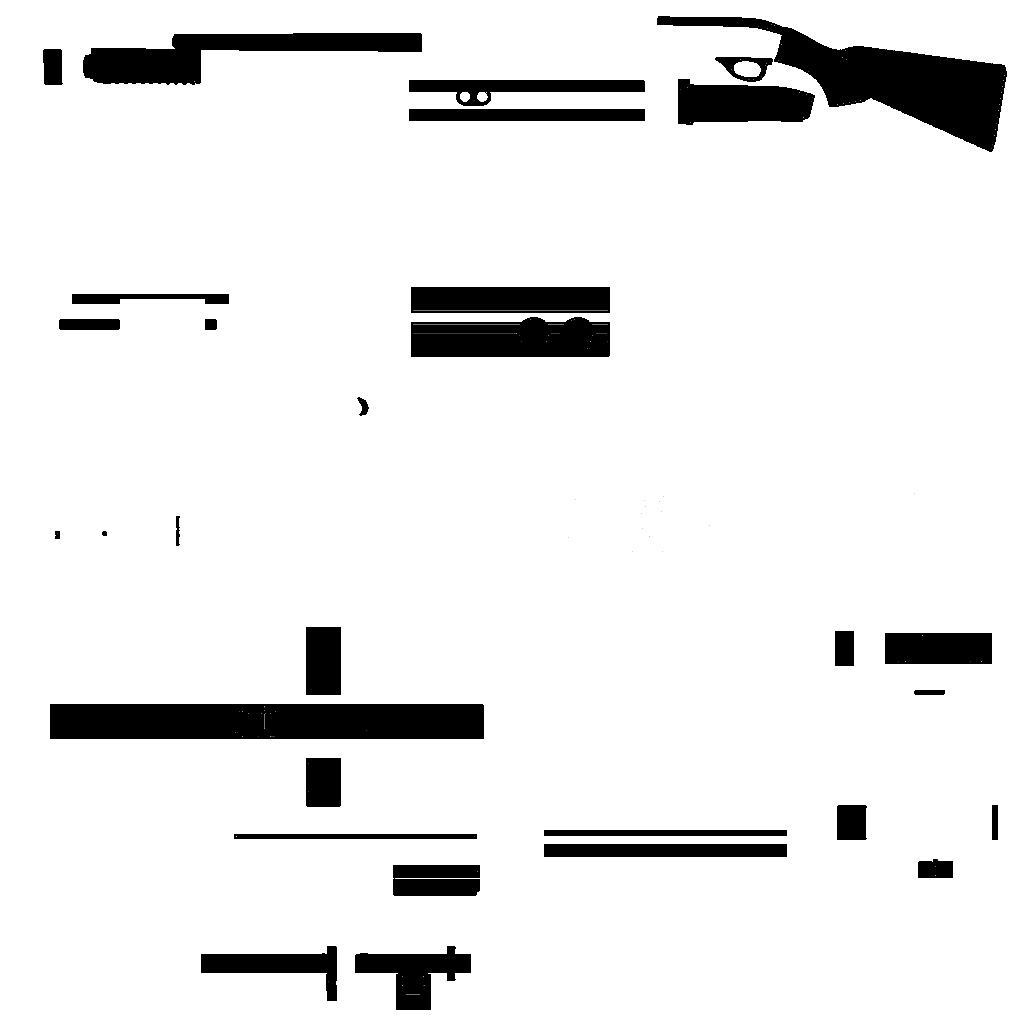
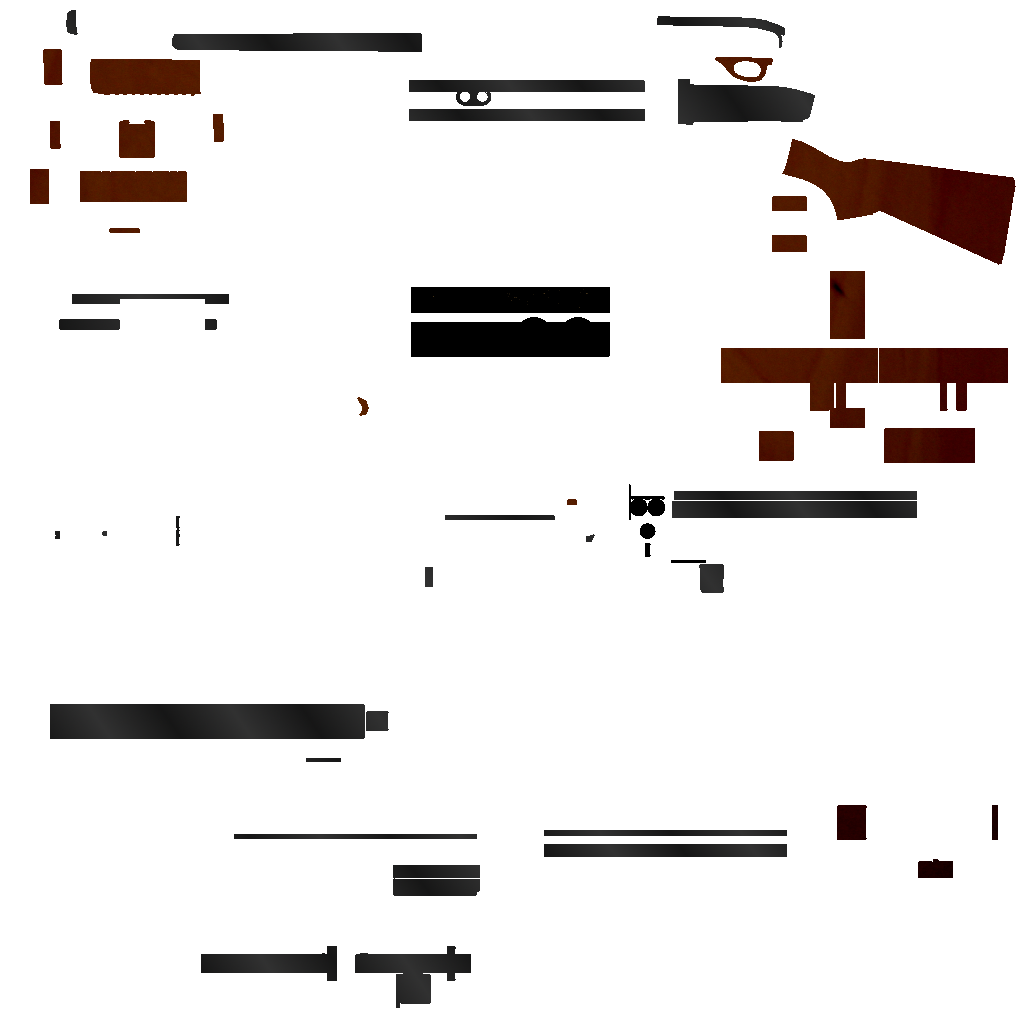
Revision of a layered w=1024, h=1024 image; what changed, layer by layer:
renamed "Texture" to "temp", painted on it over box(30, 10, 1016, 1010)
